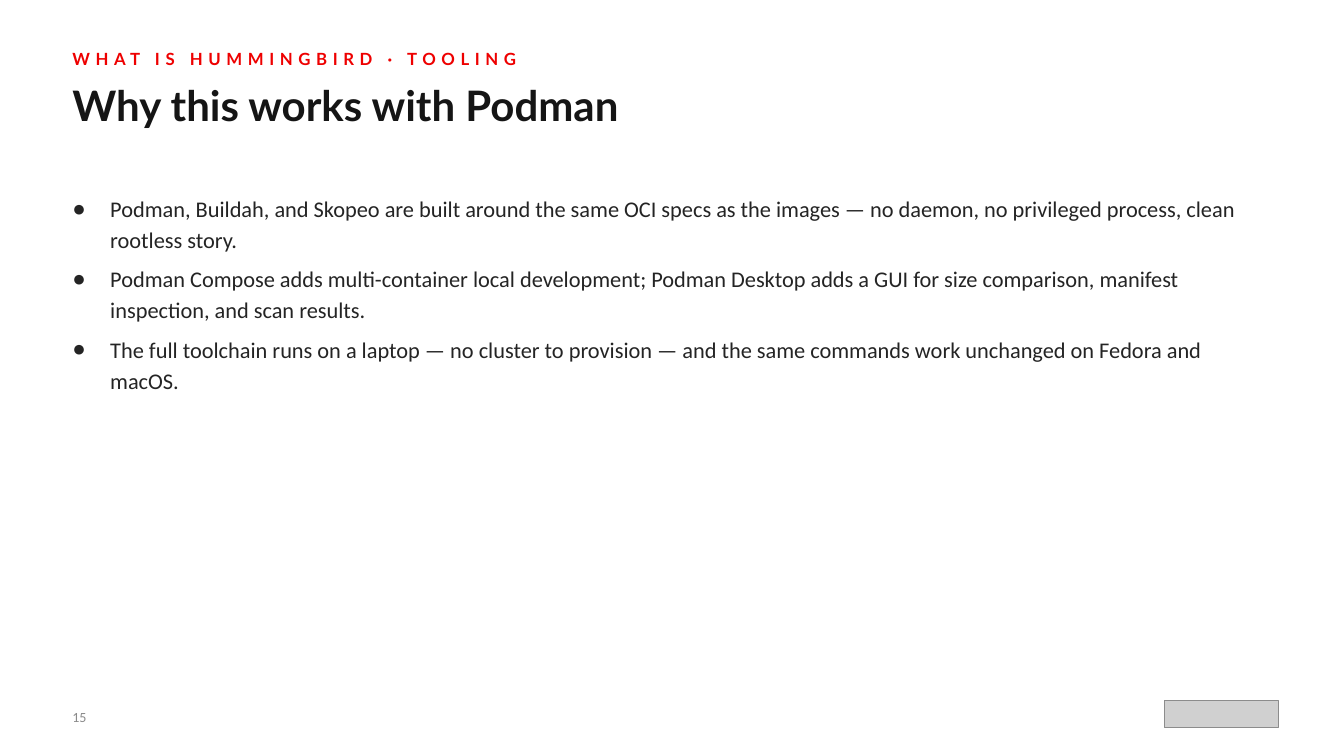
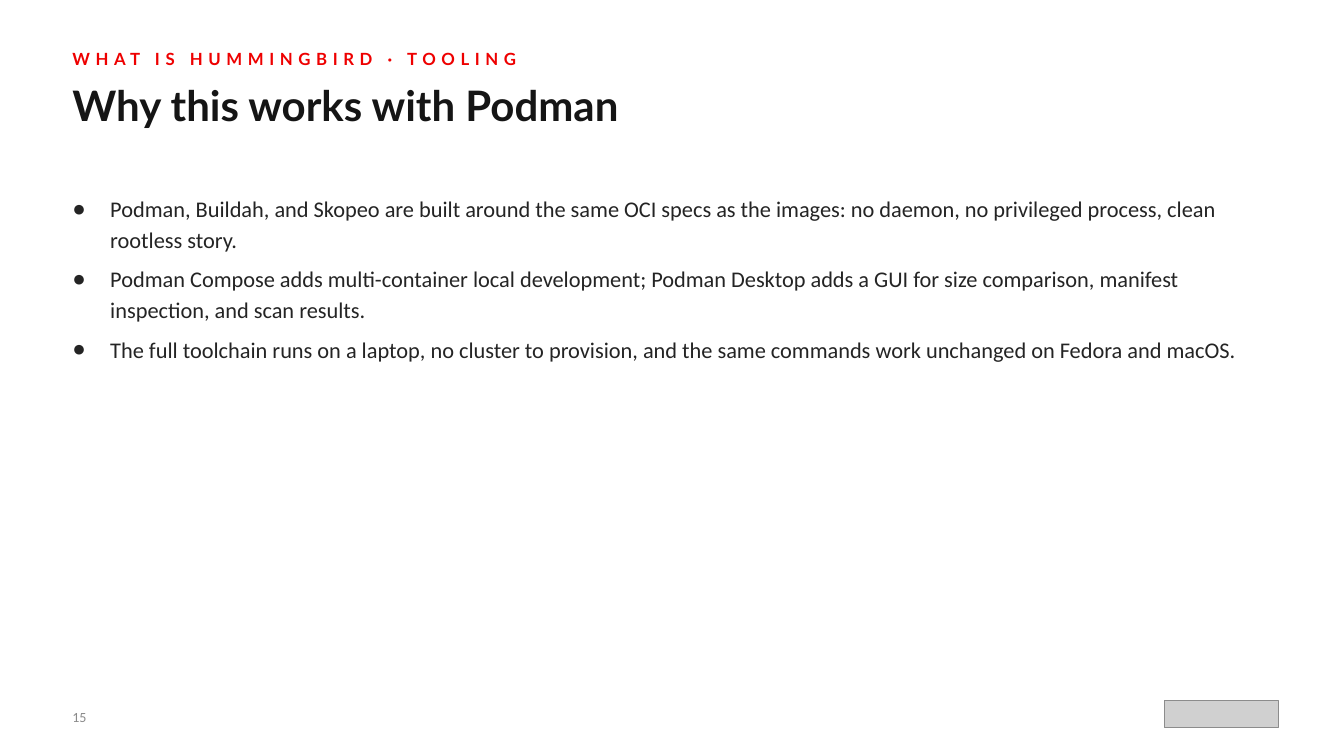
Before and after one commit to patterncatalyst/hummingbird-tutorial, a slide deck: slide 15 of presentations/hummingbird-overview.pptx. Drawn at 1344x756 pixels with LibreOffice and Linux fonts; fonts in the diff are those of the drawing; grey boxes stand for pictures. Boxes give left, top, right and bottom in pixels: in the first picture for what was removed or moved away, otherwise in the second. Text is boxed around its words. In the diff, an @@ line names an element or a change of style, - is before the commit and + after.

```diff
--- a/presentations/hummingbird-overview.pptx
+++ b/presentations/hummingbird-overview.pptx
@@ text at (110,201,1215,252): text changed @@
-● Podman, Buildah, and Skopeo are built around the same OCI specs as the images — no daemon, no privileged process, clean rootless story.
+● Podman, Buildah, and Skopeo are built around the same OCI specs as the images: no daemon, no privileged process, clean rootless story.
@@ text at (110,342,1236,362): text changed @@
-● The full toolchain runs on a laptop — no cluster to provision — and the same commands work unchanged on Fedora and macOS.
+● The full toolchain runs on a laptop, no cluster to provision, and the same commands work unchanged on Fedora and macOS.
```
Also in this commit, not shown: 32 other slides changed, 4 other files.
